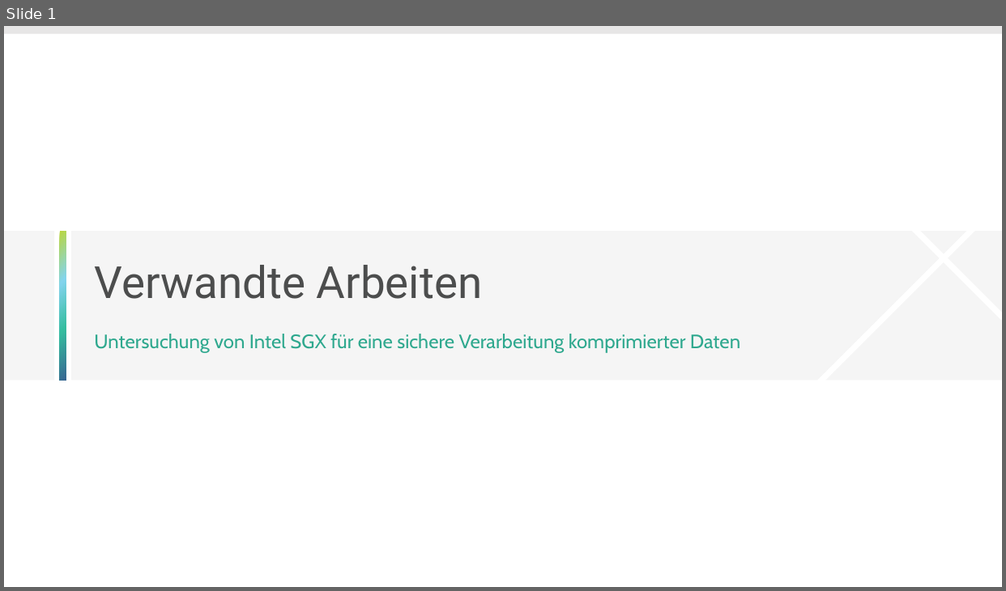
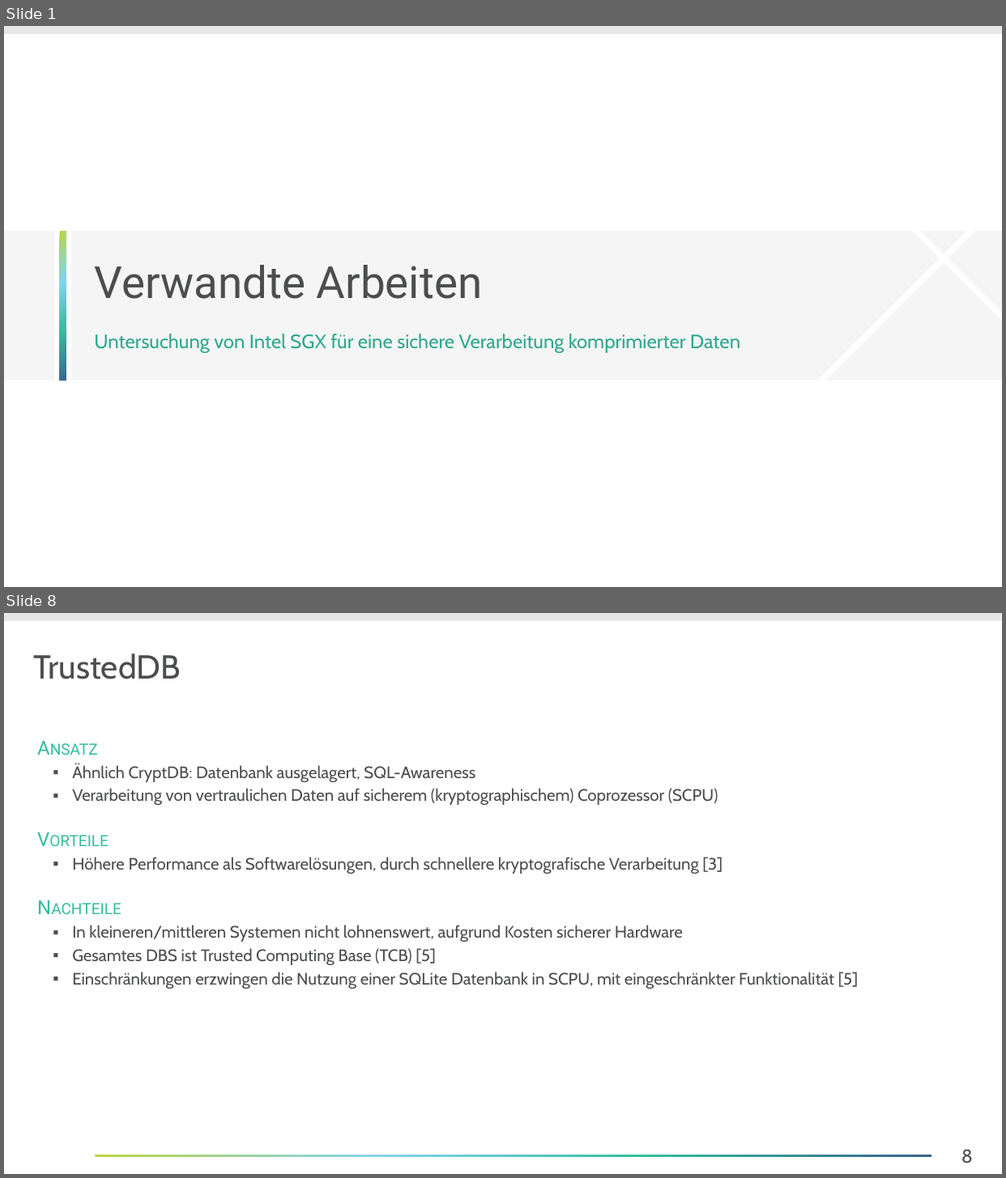
Before and after one commit to Lucku/bachelorthesis, a slide deck: Dokument/Entwürfe/02 Verwandte Arbeiten.pptx. Shown one above the other, each under a label of ours: slide 1 before the commit, slides 1 and 8 after it; the slides between them are not shown. The pictures are 1006x591 and 1006x1178 pixels, drawn with LibreOffice and Linux fonts; fonts in the diff are those of the drawing; background and template pictures are left out. Boxes give left, top, right and bottom in pixels: in the first picture for what was removed or moved away, otherwise in the second. Text is boxed around its words. In the diff, an @@ line names an element or a change of style, - is before the commit and + after.

```diff
--- a/Dokument/Entwürfe/02 Verwandte Arbeiten.pptx
+++ b/Dokument/Entwürfe/02 Verwandte Arbeiten.pptx
@@ slide 8 added at (4,613,1002,1174), background #FFFFFF; not listed: 1 template element that a slide beside it also shows @@
@@ title added at (33,653,180,679), 24 pt, text #4C4D4D @@
+TrustedDB
@@ text added at (72,764,859,989), 12 pt, text #4C4D4D @@
+  Ansatz
+  ▪ Ähnlich CryptDB: Datenbank ausgelagert, SQL-Awareness
+  ▪ Verarbeitung von vertraulichen Daten auf sicherem (kryptographischem) Coprozessor (SCPU)
+  Vorteile
+  ▪ Höhere Performance als Softwarelösungen, durch schnellere kryptografische Verarbeitung [3]
+  Nachteile
+  ▪ In kleineren/mittleren Systemen nicht lohnenswert, aufgrund Kosten sicherer Hardware
+  ▪ Gesamtes DBS ist Trusted Computing Base (TCB) [5]
+  ▪ Einschränkungen erzwingen die Nutzung einer SQLite Datenbank in SCPU, mit eingeschränkter Funktionalität [5]
@@ rectangle added at (95,1155,932,1157), fill gradient #BAD641 to #83D4EE to #34BD9F to #376591 @@
@@ page number added at (961,1149,973,1164), 13.5 pt, text #4C4D4D @@
+8
```
Also in this commit, not shown: 8 other slides added, 5 slides removed, 11 other files.
